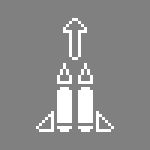
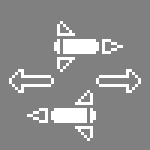
Before/after of a 150x150 layered artwork. What changed in the layer stack:
showed "Calque 3" over box(9, 69, 141, 93)
hid "Calque 4" over box(63, 18, 87, 60)
added layer "Calque 6 copie" above "Calque 7 copie" over box(27, 108, 96, 123)
added layer "Calque 7 copie" above "Calque 7" over box(57, 21, 75, 72)
added layer "Calque 7" above "Calque 6" over box(75, 90, 93, 141)
added layer "Calque 6" above "Calque 5" over box(54, 39, 123, 54)
hid "Calque 5" over box(36, 63, 114, 132)
